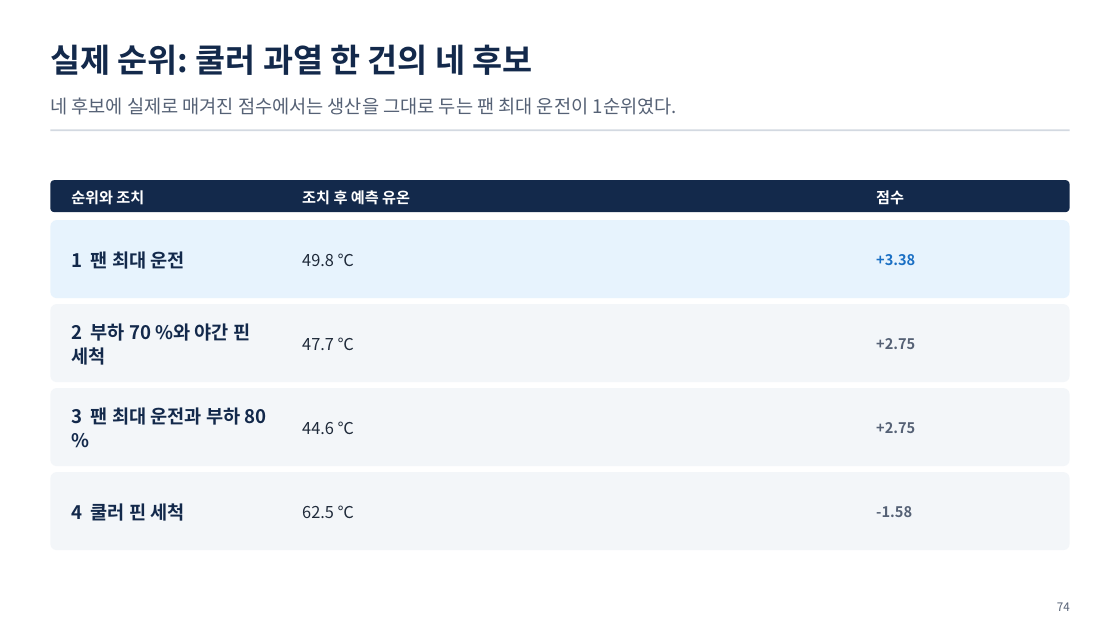
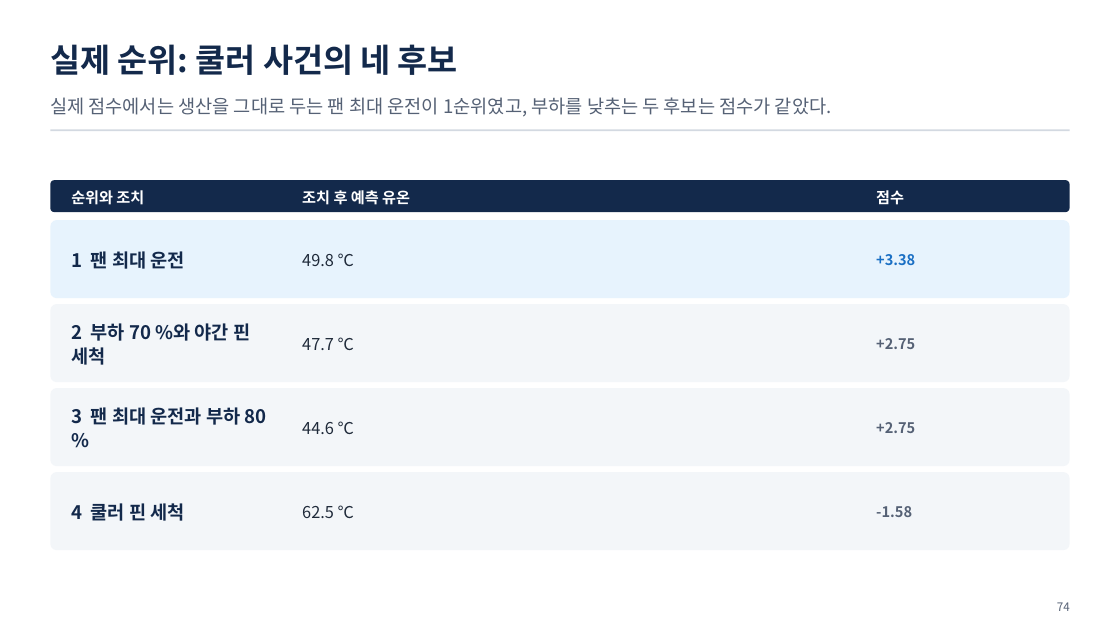
Before and after one commit to uengine-oss/hyd-iot-edu, a slide deck: slide 74 of docs/교재/통합반/03일차/통합반_03일차.pptx. Drawn at 1120x630 pixels with LibreOffice and Linux fonts; fonts in the diff are those of the drawing. Boxes give left, top, right and bottom in pixels: in the first picture for what was removed or moved away, otherwise in the second. Text is boxed around its words. In the diff, an @@ line names an element or a change of style, - is before the commit and + after.

```diff
--- a/docs/교재/통합반/03일차/통합반_03일차.pptx
+++ b/docs/교재/통합반/03일차/통합반_03일차.pptx
@@ text at (50,44,458,75): text changed @@
-실제 순위: 쿨러 과열 한 건의 네 후보
+실제 순위: 쿨러 사건의 네 후보
@@ text at (50,97,832,117): text changed @@
-네 후보에 실제로 매겨진 점수에서는 생산을 그대로 두는 팬 최대 운전이 1순위였다.
+실제 점수에서는 생산을 그대로 두는 팬 최대 운전이 1순위였고, 부하를 낮추는 두 후보는 점수가 같았다.
```
Also in this commit, not shown: 9 other slides changed, 23 other files.
